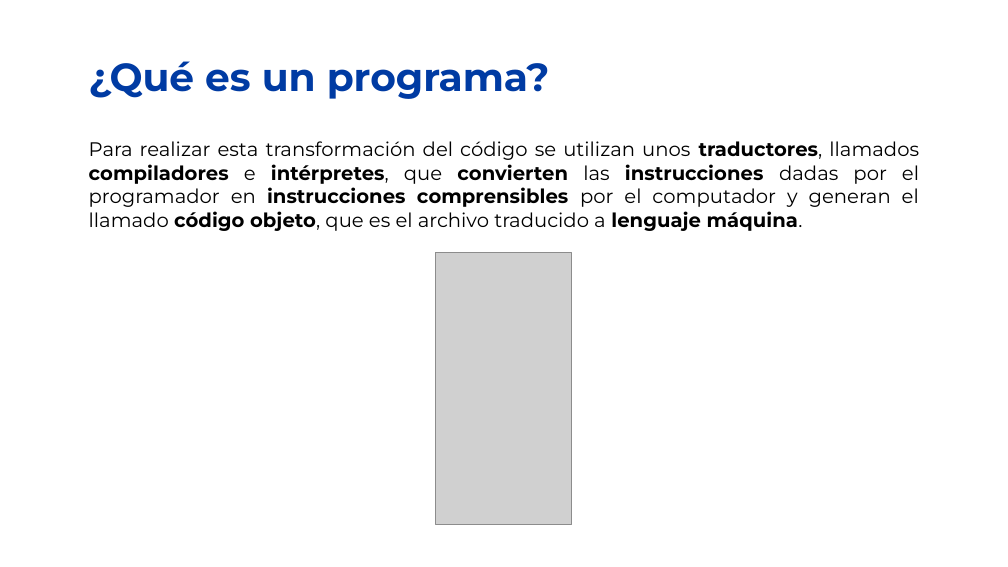
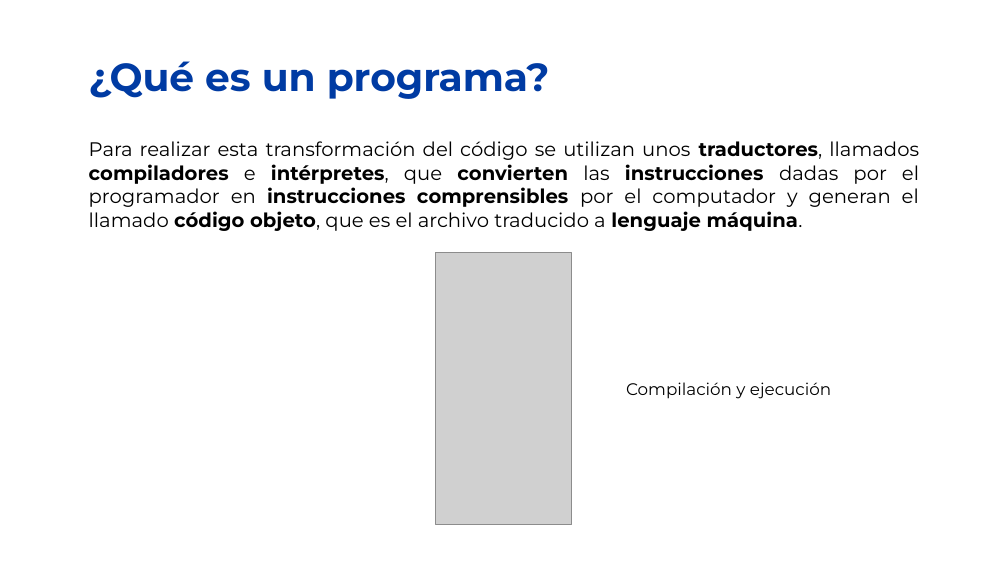
Before and after one commit to norbeydanilo/pensamiento-logico-algoritmia, a slide deck: slide 3 of 07.algoritmo_seudocodigo_diagramas.pptx. Drawn at 1008x567 pixels with LibreOffice and Linux fonts; fonts in the diff are those of the drawing; grey boxes stand for pictures. Boxes give left, top, right and bottom in pixels: in the first picture for what was removed or moved away, otherwise in the second. Text is boxed around its words. In the diff, an @@ line names an element or a change of style, - is before the commit and + after.

```diff
--- a/07.algoritmo_seudocodigo_diagramas.pptx
+++ b/07.algoritmo_seudocodigo_diagramas.pptx
@@ text added at <box>626,382,831,399</box>, 12 pt, text #000000 @@
+Compilación y ejecución
```
Also in this commit, not shown: 7 other files.
